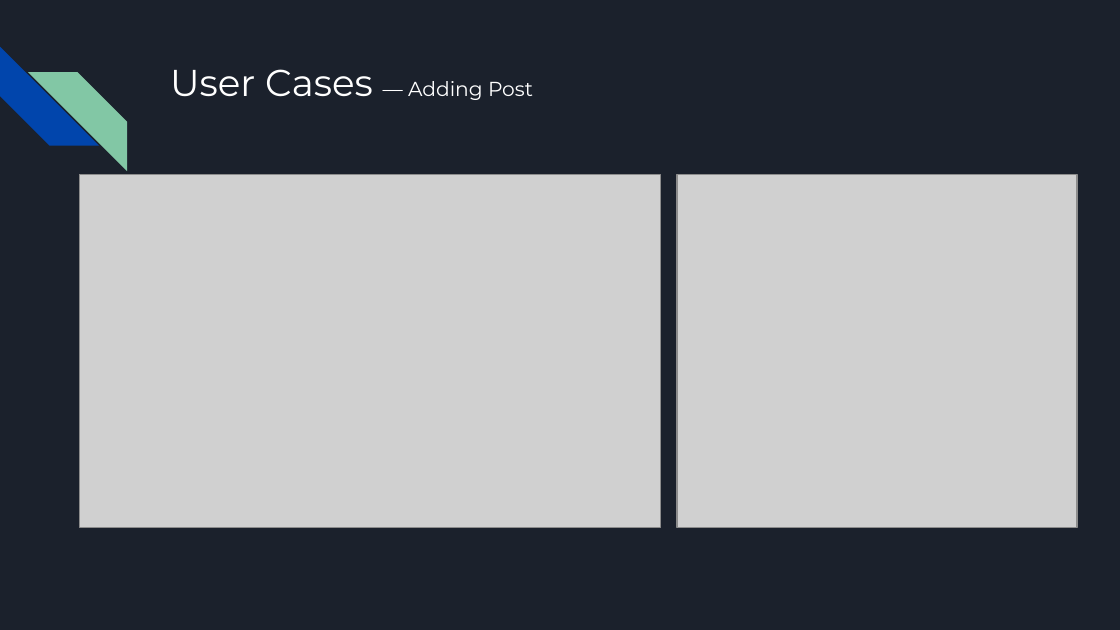
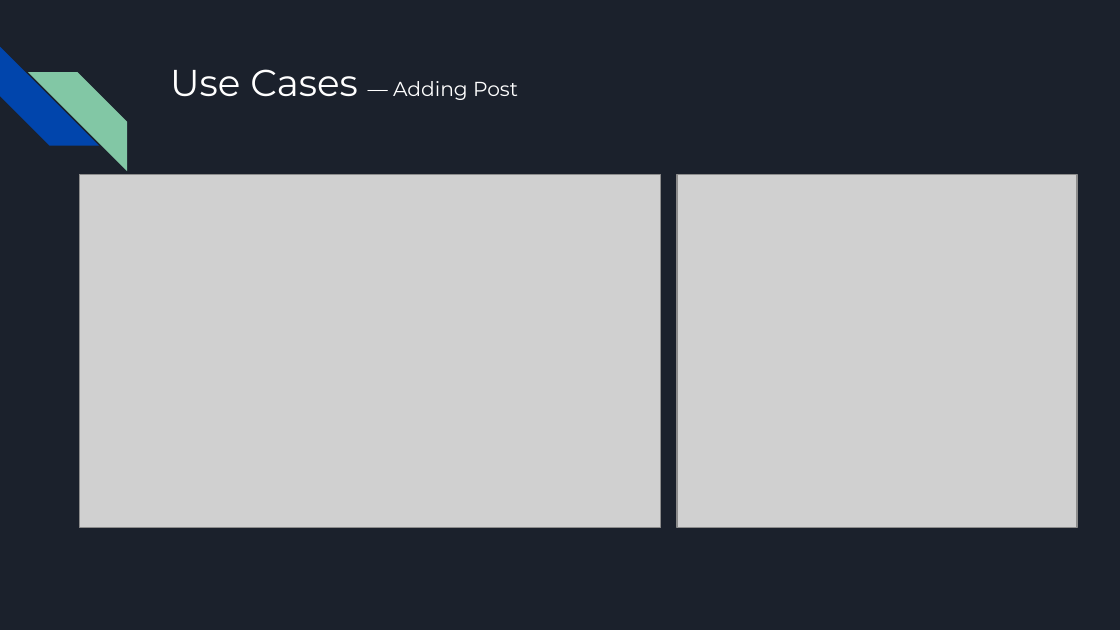
Before and after one commit to ivovi2/SHOUTING-PINWALL, a slide deck: slide 11 of SHOUTING-PINWALL.pptx. Drawn at 1120x630 pixels with LibreOffice and Linux fonts; fonts in the diff are those of the drawing; grey boxes stand for pictures. Boxes give left, top, right and bottom in pixels: in the first picture for what was removed or moved away, otherwise in the second. Text is boxed around its words. In the diff, an @@ line names an element or a change of style, - is before the commit and + after.

```diff
--- a/SHOUTING-PINWALL.pptx
+++ b/SHOUTING-PINWALL.pptx
@@ title at box(170, 69, 518, 100): text changed @@
-User Cases — Adding Post
+Use Cases — Adding Post
```
Also in this commit, not shown: 8 other slides changed.
